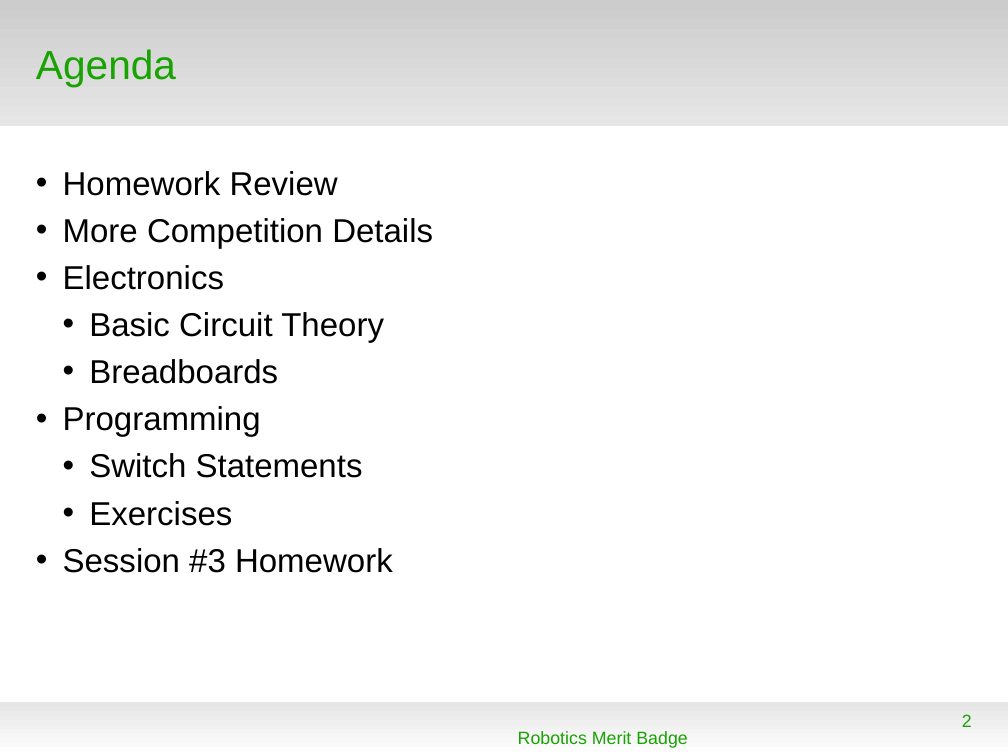
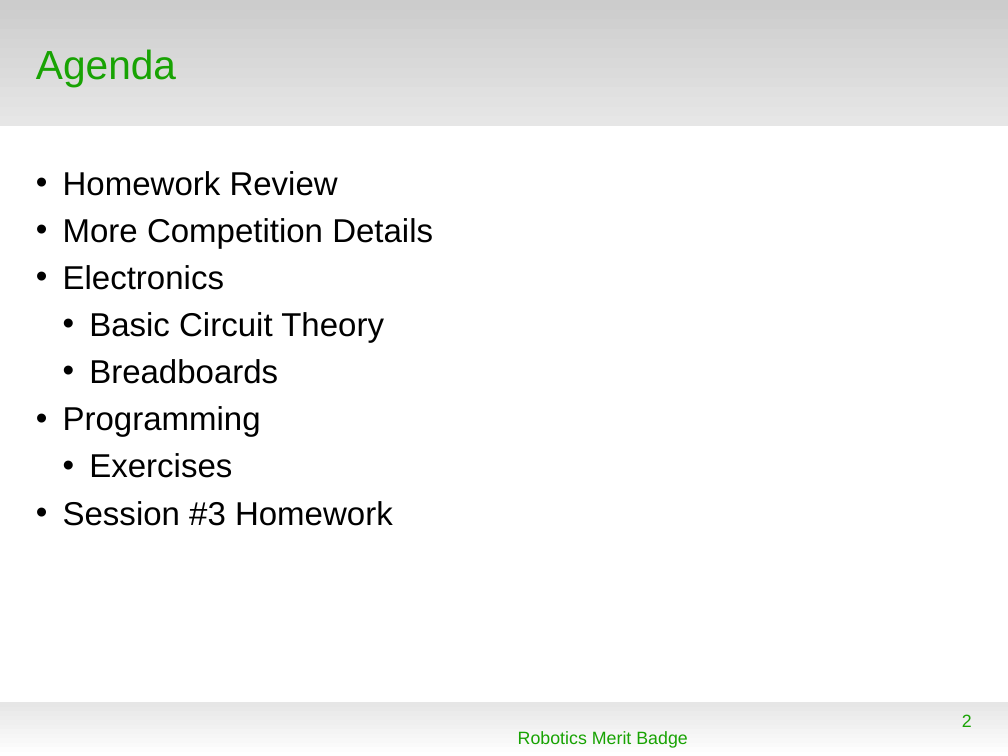
Before and after one commit to spiderman-2099/RoboticsMB, a slide deck: slide 2 of doc/RMB_Session3.odp. Drawn at 1008x756 pixels with LibreOffice and Linux fonts; fonts in the diff are those of the drawing; background and template pictures are left out. Boxes give left, top, right and bottom in pixels: in the first picture for what was removed or moved away, otherwise in the second. Text is boxed around its words. In the diff, an @@ line names an element or a change of style, - is before the commit and + after.

```diff
--- a/doc/RMB_Session3.odp
+++ b/doc/RMB_Session3.odp
@@ text at box(89, 453, 363, 478): paragraph removed @@
-  • Switch Statements
```
Also in this commit, not shown: 3 other slides changed, 10 slides added, 2 other files.
